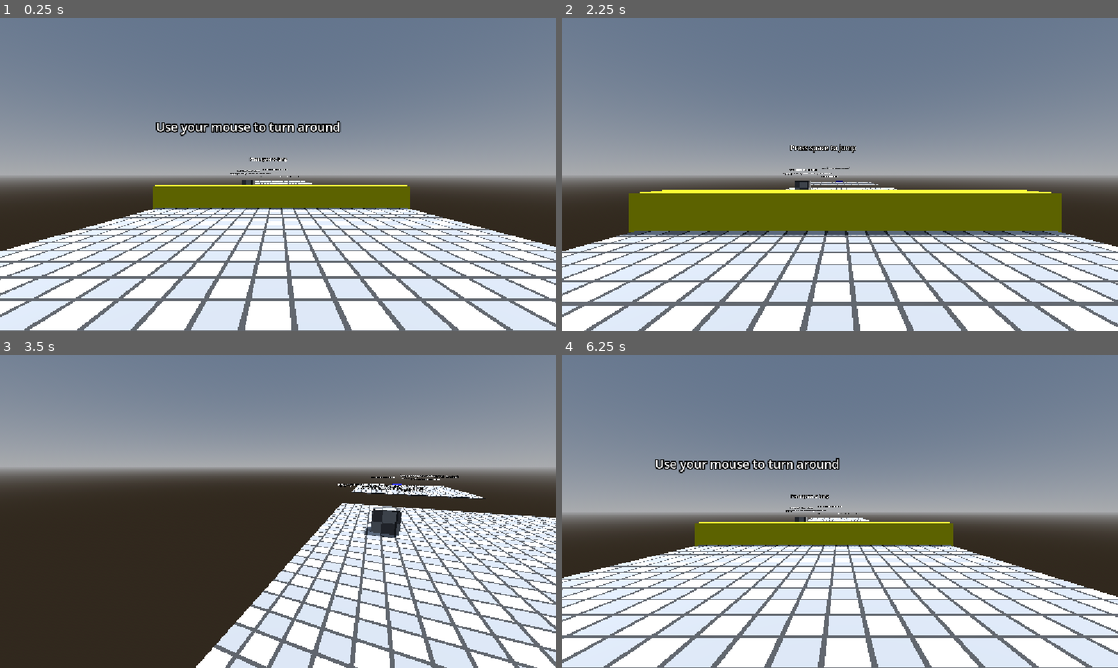
Above: before the commit, frames 1-4 (two rows, left to right).
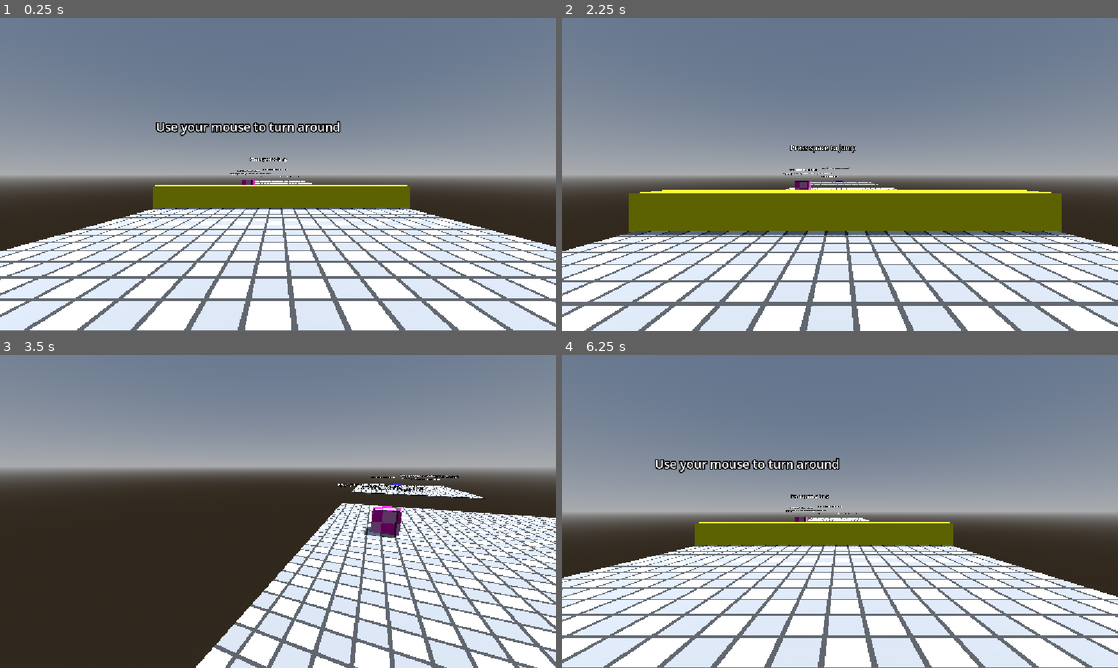
Above: after the commit, the same moments.

Repository: angrypig555/haven-game-2026
Game: Godot game, scene res://scenes/main.tscn
The game is run twice, just before and just after one commit, with the same random seed, the same clock (stepped at 60 frames per second) and the same inputs.
Inputs (mouse positions are in pixels of both pictures, inside the frame that each line leads up to):
- Up to frame 1 (0.25 s): no input
- Up to frame 2 (2.25 s): tap Enter (ui_accept) at 0.5, 0.77, 1.52, 2 s; move the mouse to (962, 158) at 0.52 s; hold D (right_strafe) 0.53-1.28 s; tap Shift (dash) at 0.6, 1.35, 2.1 s; click (962, 158) at 0.67 s; move the mouse to (812, 174) at 1.27 s; hold W (forward) from 1.28 s (still down); move the mouse to (851, 168) at 2.02 s
- Up to frame 3 (3.5 s): keep holding W (forward); move the mouse to (272, 517) at 2.77 s; tap Shift (dash) at 2.85 s; tap Enter (ui_accept) at 3.02 s
- Up to frame 4 (6.25 s): move the mouse to (878, 514) at 3.52 s; tap Shift (dash) every 0.75 s from 3.6 to 5.85 s; tap Enter (ui_accept) at 3.77, 4.52, 5, 6.02 s; move the mouse to (795, 508) at 4.27 s; move the mouse to (845, 511) at 5.02 s; move the mouse to (817, 505) at 5.77 s; release W (forward) at 5.78 s; hold D (right_strafe) from 5.78 s (still down)

The runs differ from the first frame. In frame 1, less than 0.1% of the frame differs, in the area x 43-46%, y 51-54%; in frame 2, less than 0.1%; in frame 3, 0.4%, in the area x 66-73%, y 48-58%; in frame 4, less than 0.1%.

Commit message:
change box texture to pink for better visibility

Diff:
--- /dev/null
+++ b/haven-2026/assets/tile_pink.tres
@@ -0,0 +1,9 @@
+[gd_resource type="StandardMaterial3D" format=3 uid="uid://cgw53b6vfwyby"]
+
+[ext_resource type="Texture2D" uid="uid://daycu1jh03nep" path="res://assets/tile_pink.png" id="1_3vwrl"]
+
+[resource]
+albedo_texture = ExtResource("1_3vwrl")
+uv1_triplanar = true
+uv1_world_triplanar = true
+texture_filter = 0
--- a/haven-2026/scenes/box.tscn
+++ b/haven-2026/scenes/box.tscn
@@ -1,6 +1,6 @@
 [gd_scene format=3 uid="uid://pxuus3v22yxr"]
 
-[ext_resource type="Material" uid="uid://bn37f0c6gfivi" path="res://assets/tile_dark.tres" id="1_3inec"]
+[ext_resource type="Material" uid="uid://cgw53b6vfwyby" path="res://assets/tile_pink.tres" id="1_3inec"]
 
 [sub_resource type="BoxMesh" id="BoxMesh_esvqh"]
 
--- a/haven-2026/scenes/level4.tscn
+++ b/haven-2026/scenes/level4.tscn
@@ -58,7 +58,7 @@
 
 func _on_area_3d_body_shape_entered(body_rid: RID, body: Node3D, body_shape_index: int, local_shape_index: int) -> void:
 	print(\"next level\")
-	get_tree().change_scene_to_file(\"res://scenes/level2.tscn\")
+	get_tree().change_scene_to_file(\"res://scenes/level5.tscn\")
 "
 
 [sub_resource type="ConcavePolygonShape3D" id="ConcavePolygonShape3D_dguho"]
Binary file added: haven-2026/assets/tile_pink.png
Not shown, added: haven-2026/assets/tile_pink.png.import
Not shown, added: haven-2026/assets/tile_pink.pxo
